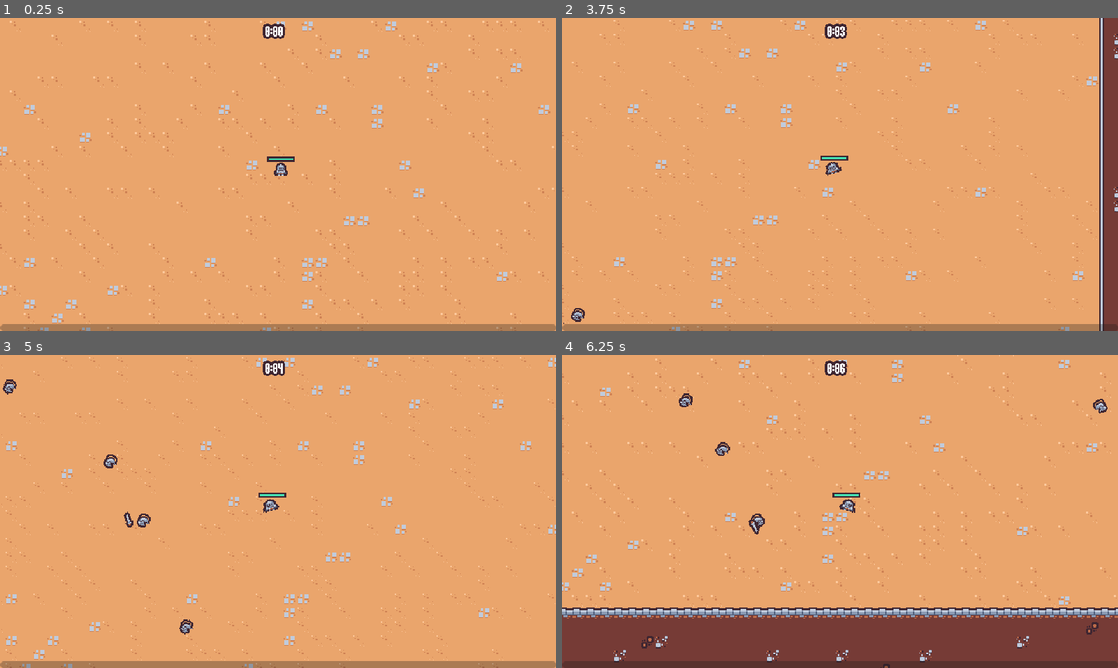
Above: before the commit, frames 1-4 (two rows, left to right).
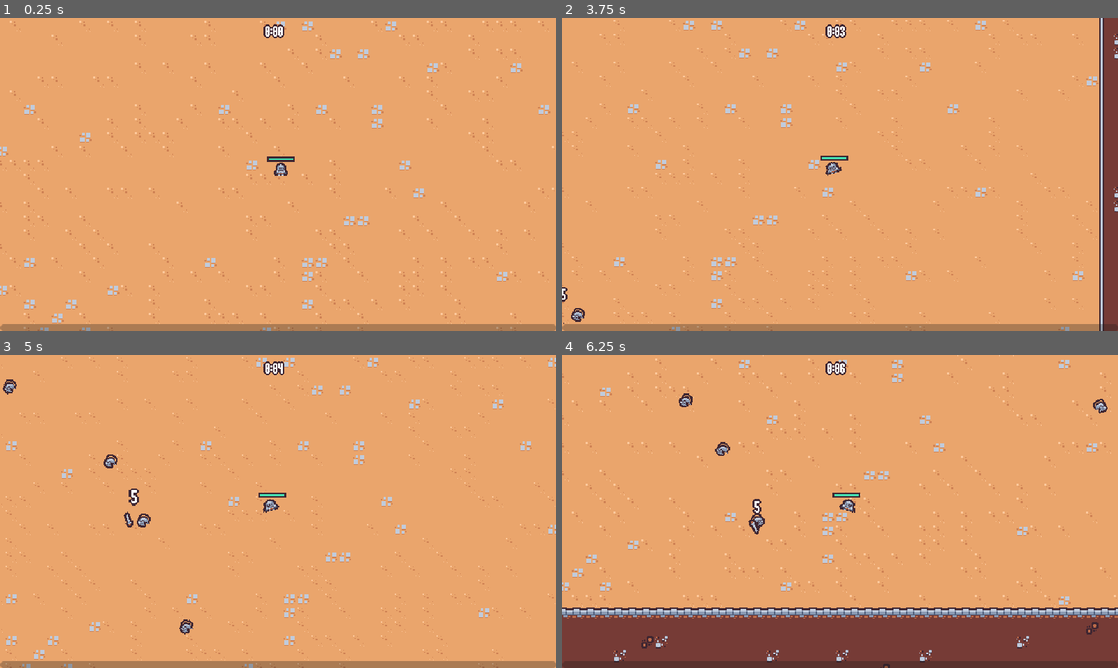
Above: after the commit, the same moments.

Repository: PWilliams0530/UdemySurvival2DGadotGame
Game: Godot game, scene res://scenes/main/main.tscn
The game is run twice, just before and just after one commit, with the same random seed, the same clock (stepped at 60 frames per second) and the same inputs.
Inputs (mouse positions are in pixels of both pictures, inside the frame that each line leads up to):
- Up to frame 1 (0.25 s): no input
- Up to frame 2 (3.75 s): move the mouse to (962, 158) at 0.52 s; press the mouse at (962, 158) at 0.53 s; hold Right (move_right) 0.53-1.28 s; move the mouse to (728, 190) at 1.27 s; release the mouse at (728, 190) at 1.28 s; hold S (move_down) 1.28-2.03 s; click (728, 190) at 1.35 s; move the mouse to (895, 105) at 2.02 s; press the mouse at (895, 105) at 2.03 s; hold Right (move_right) 2.03-2.78 s; move the mouse to (812, 237) at 2.77 s; release the mouse at (812, 237) at 2.78 s; hold Up (move_up) 2.78-3.53 s; click (812, 237) at 2.85 s; move the mouse to (1006, 221) at 3.52 s; press the mouse at (1006, 221) at 3.53 s; hold A (move_left) from 3.53 s (still down)
- Up to frame 3 (5 s): keep holding A (move_left); move the mouse to (111, 464) at 4.27 s; release the mouse at (111, 464) at 4.28 s; click (111, 464) at 4.35 s
- Up to frame 4 (6.25 s): move the mouse to (867, 511) at 5.02 s; release A (move_left) at 5.03 s; press the mouse at (867, 511) at 5.03 s; hold S (move_down) 5.03-5.78 s; move the mouse to (756, 433) at 5.77 s; release the mouse at (756, 433) at 5.78 s; hold Right (move_right) from 5.78 s (still down); click (756, 433) at 5.85 s

The runs differ from the first frame. In frame 1, less than 0.1% of the frame differs, in the area x 47-52%, y 1-7%; in frame 2, less than 0.1%; in frame 3, 0.1%, in the area x 23-52%, y 1-49%; in frame 4, 0.1%.

Commit message:
AddedFloatingDamageText

Diff:
--- a/scenes/UI/arena_time_ui.tscn
+++ b/scenes/UI/arena_time_ui.tscn
@@ -22,6 +22,9 @@
 [node name="Label" type="Label" parent="MarginContainer"]
 unique_name_in_owner = true
 layout_mode = 2
+theme_override_colors/font_shadow_color = Color(0.247059, 0.14902, 0.192157, 1)
 theme_override_colors/font_outline_color = Color(0.247059, 0.14902, 0.192157, 1)
-theme_override_constants/outline_size = 10
+theme_override_constants/shadow_offset_x = 0
+theme_override_constants/shadow_offset_y = 0
+theme_override_constants/outline_size = 6
 text = "Test"
--- /dev/null
+++ b/scenes/UI/floating_text.gd
@@ -0,0 +1,28 @@
+extends Node2D
+
+func _ready():
+	pass
+
+func start(text : String):
+	$Label.text = text
+
+	var tween = create_tween()
+	tween.set_parallel()
+
+	tween.tween_property(self, "global_position", global_position + (Vector2.UP * 16), .3)\
+	.set_ease(Tween.EASE_OUT).set_trans(Tween.TRANS_CUBIC)
+	tween.chain()
+
+	tween.tween_property(self,"global_position",global_position + (Vector2.UP * 48), .5)\
+	.set_ease(Tween.EASE_IN).set_trans(Tween.TRANS_CUBIC)
+	tween.tween_property(self,"scale",Vector2.ZERO,.5)\
+	.set_ease(Tween.EASE_IN).set_trans(Tween.TRANS_CUBIC)
+	tween.chain()
+
+	tween.tween_callback(queue_free)
+
+	var scale_tween = create_tween()
+	scale_tween.tween_property(self,"scale",(Vector2.ONE * 1.5),.15)\
+	.set_ease(Tween.EASE_OUT).set_trans(Tween.TRANS_CUBIC)
+	scale_tween.tween_property(self,"scale",(Vector2.ONE),.15)\
+	.set_ease(Tween.EASE_IN).set_trans(Tween.TRANS_CUBIC)
--- /dev/null
+++ b/scenes/UI/floating_text.tscn
@@ -0,0 +1,20 @@
+[gd_scene load_steps=2 format=3 uid="uid://j6sskfjsg73b"]
+
+[ext_resource type="Script" path="res://scenes/UI/floating_text.gd" id="1_knbhj"]
+
+[node name="FloatingText" type="Node2D"]
+script = ExtResource("1_knbhj")
+
+[node name="Label" type="Label" parent="."]
+custom_minimum_size = Vector2(100, 32)
+offset_left = -50.0
+offset_top = -14.0
+offset_right = 50.0
+offset_bottom = 18.0
+theme_override_colors/font_shadow_color = Color(0.247059, 0.14902, 0.192157, 1)
+theme_override_colors/font_outline_color = Color(0.247059, 0.14902, 0.192157, 1)
+theme_override_constants/shadow_offset_x = 0
+theme_override_constants/outline_size = 6
+text = "LABEL"
+horizontal_alignment = 1
+vertical_alignment = 1
--- a/scenes/component/hurt_box_component.gd
+++ b/scenes/component/hurt_box_component.gd
@@ -3,6 +3,8 @@
 class_name HurtboxComponent
 
 @export var health_component : Node
+
+var floating_text_scene = preload("res://scenes/UI/floating_text.tscn")
 
 func _ready():
 	area_entered.connect(on_area_entered)
@@ -17,3 +19,8 @@
 
 	var hitbox_component = other_area as HitboxComponent
 	health_component.damage(hitbox_component.damage)
+
+	var floating_text = floating_text_scene.instantiate() as Node2D
+	get_tree().get_first_node_in_group("foreground_layer").add_child(floating_text)
+	floating_text.global_position = global_position + (Vector2.UP * 16)
+	floating_text.start(str(hitbox_component.damage))
